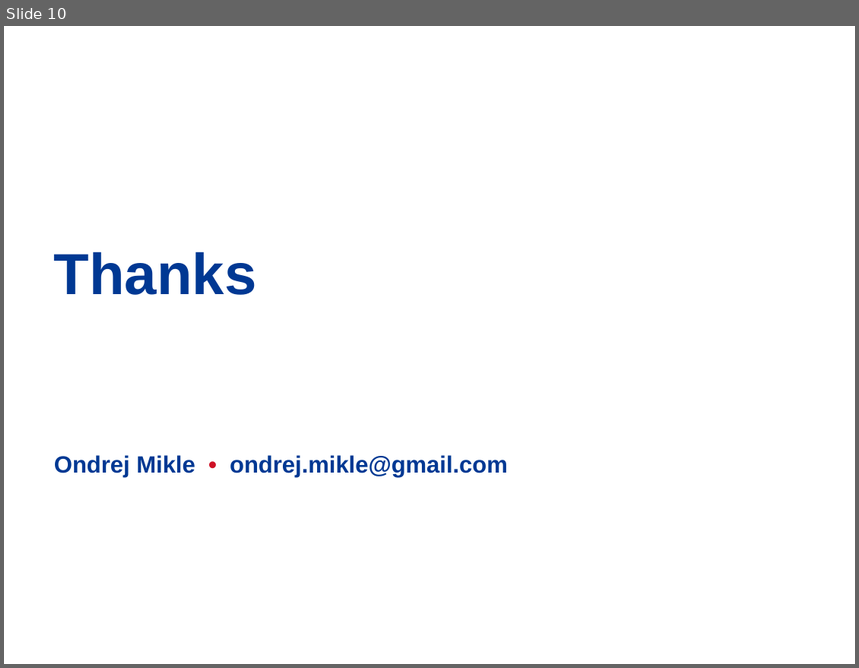
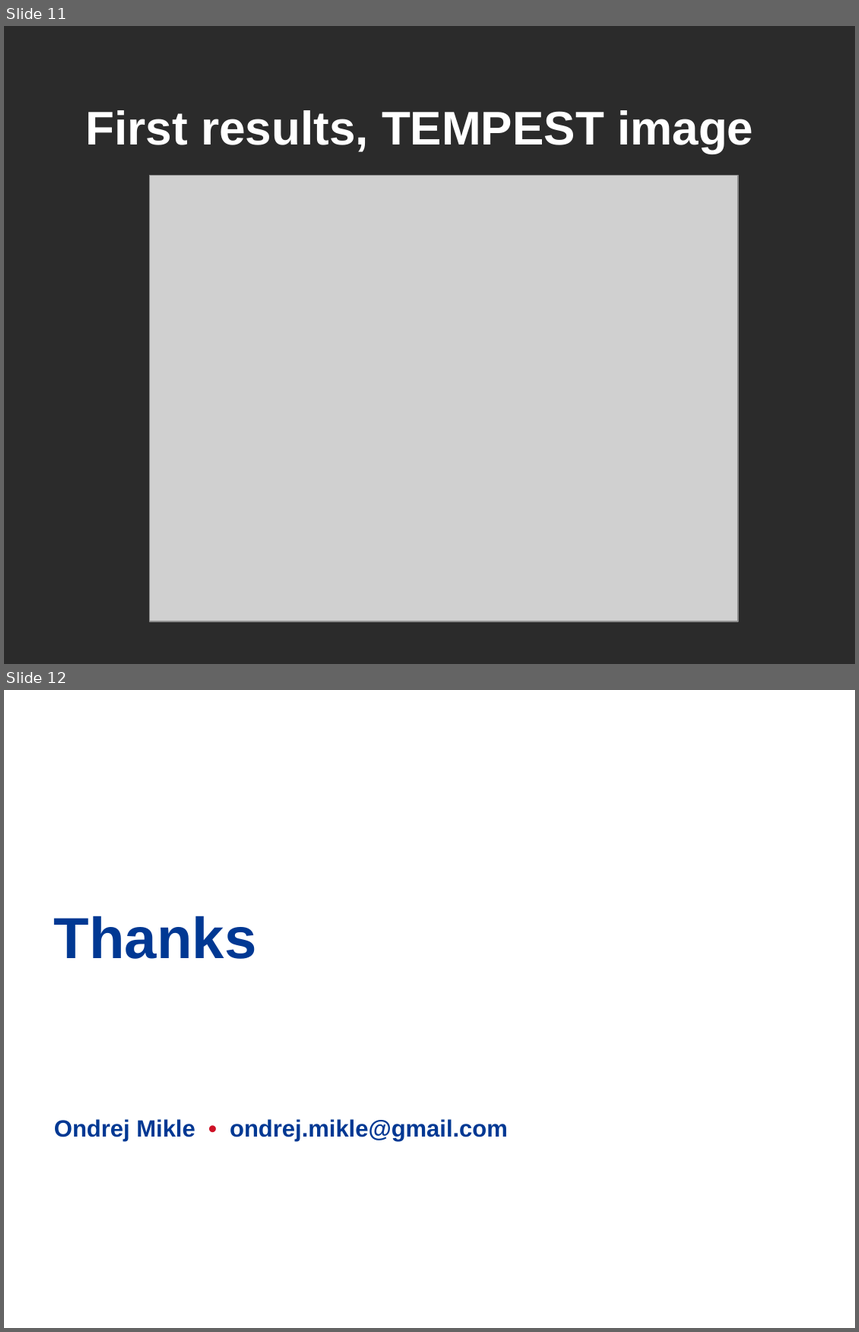
Before and after one commit to hiviah/TEMPEST-KAIR, a slide deck: TEMPEST_KAIR.odp. Shown one above the other, each under a label of ours: slide 10 before the commit, slides 11 and 12 after it. The pictures are 859x668 and 859x1332 pixels, drawn with LibreOffice and Linux fonts; fonts in the diff are those of the drawing; grey boxes stand for pictures; background and template pictures are left out; a plain dark background stands for a picture behind light text. Boxes give left, top, right and bottom in pixels: in the first picture for what was removed or moved away, otherwise in the second. Text is boxed around its words. In the diff, an @@ line names an element or a change of style, - is before the commit and + after.

Commit message:
TEMPEST images

```diff
--- a/TEMPEST_KAIR.odp
+++ b/TEMPEST_KAIR.odp
@@ slide 11 added at (x1=4, y1=26, x2=855, y2=664), background picture (left out) @@
@@ title added at (x1=86, y1=110, x2=753, y2=153), 44 pt, text #FFFFFF, bold @@
+First results, TEMPEST image
@@ picture added at (x1=150, y1=175, x2=739, y2=622) @@
@@ what was slide 10 is now slide 12 @@
```
Also in this commit, not shown: 1 slide changed, 1 other slide added.
